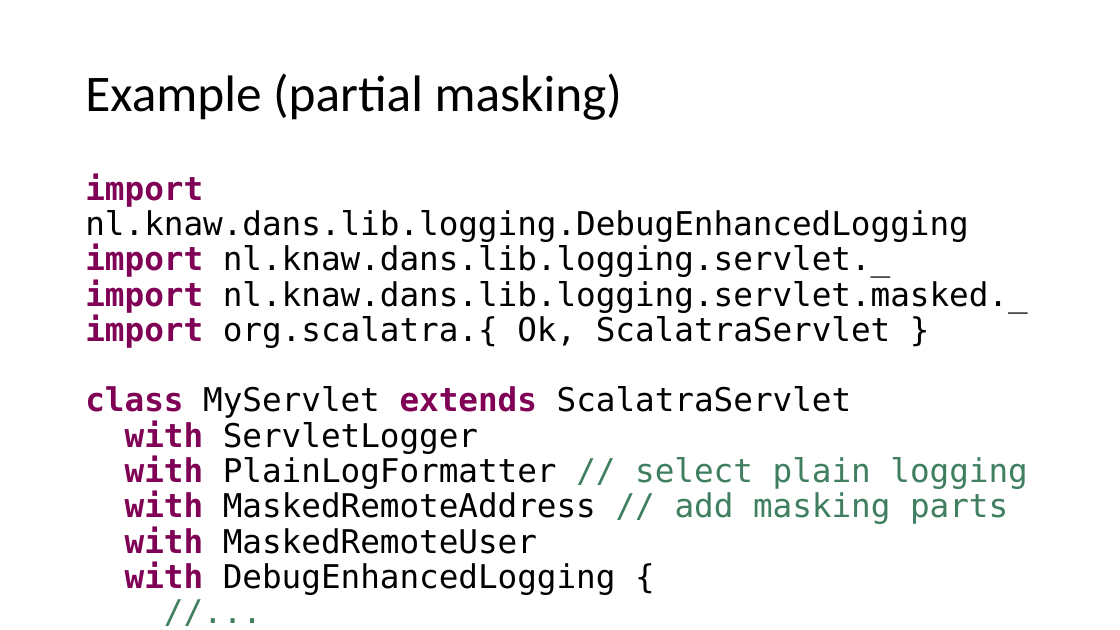
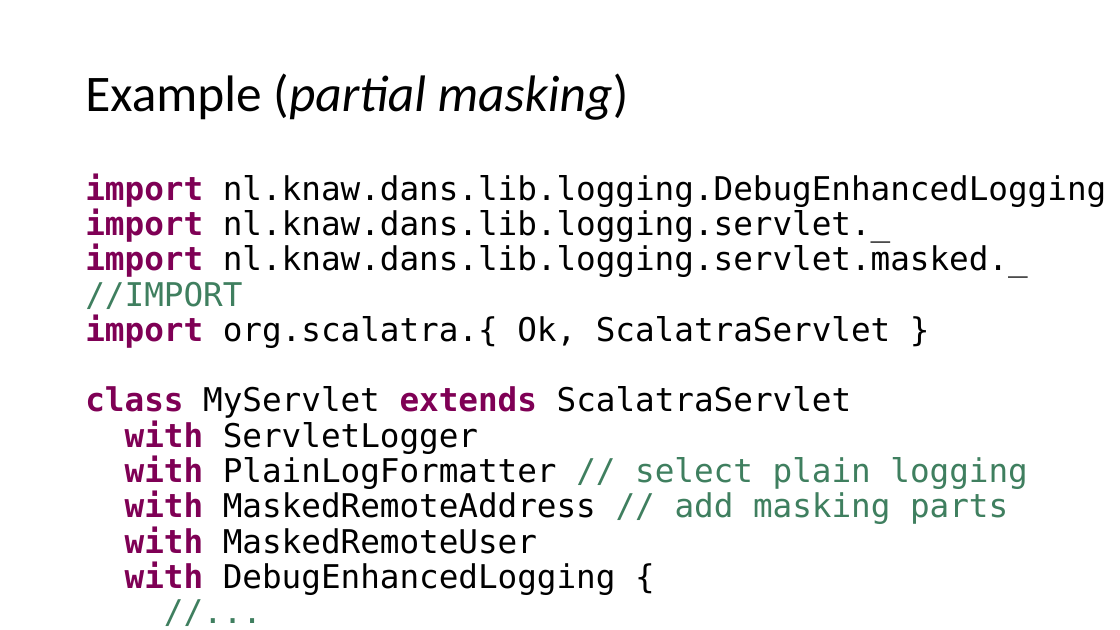
Before and after one commit to DANS-KNAW/course-scalatra-servlet-logging, a slide deck: slide 11 of Presentation.pptx. Drawn at 1120x630 pixels with LibreOffice and Linux fonts; fonts in the diff are those of the drawing. Boxes give left, top, right and bottom in pixels: in the first picture for what was removed or moved away, otherwise in the second. Text is boxed around its words. In the diff, an @@ line names an element or a change of style, - is before the commit and + after.

Commit message:
presentation

```diff
--- a/Presentation.pptx
+++ b/Presentation.pptx
@@ title "Example (partial masking)" at (x1=85, y1=73, x2=629, y2=120): italic on in "(partial masking)" @@
@@ text at (x1=85, y1=173, x2=1106, y2=554): text changed @@
-import nl.knaw.dans.lib.logging.DebugEnhancedLogging
-import nl.knaw.dans.lib.logging.servlet._
-import nl.knaw.dans.lib.logging.servlet.masked._
-import org.scalatra.{ Ok, ScalatraServlet }
-class MyServlet extends ScalatraServlet
-with ServletLogger
-with PlainLogFormatter // select plain logging
-with MaskedRemoteAddress // add masking parts
-with MaskedRemoteUser
-with DebugEnhancedLogging {
-//...
-}
+import nl.knaw.dans.lib.logging.DebugEnhancedLogging
+import nl.knaw.dans.lib.logging.servlet._
+import nl.knaw.dans.lib.logging.servlet.masked._ //IMPORT
+import org.scalatra.{ Ok, ScalatraServlet }
+class MyServlet extends ScalatraServlet
+with ServletLogger
+with PlainLogFormatter // select plain logging
+with MaskedRemoteAddress // add masking parts
+with MaskedRemoteUser
+with DebugEnhancedLogging {
+//...
+}
```
Also in this commit, not shown: 8 other slides changed, 2 slides added, 1 other file.
